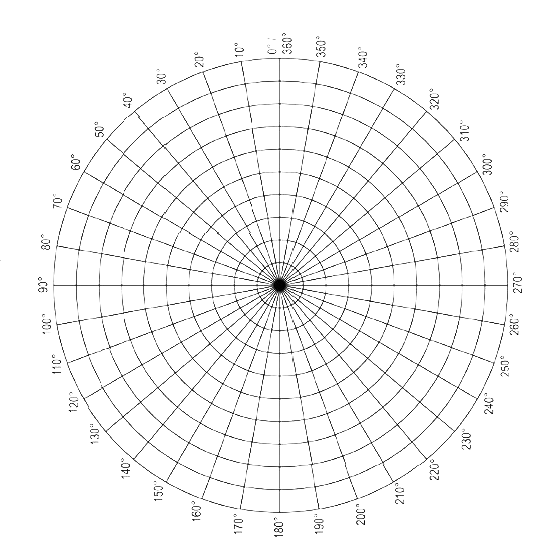
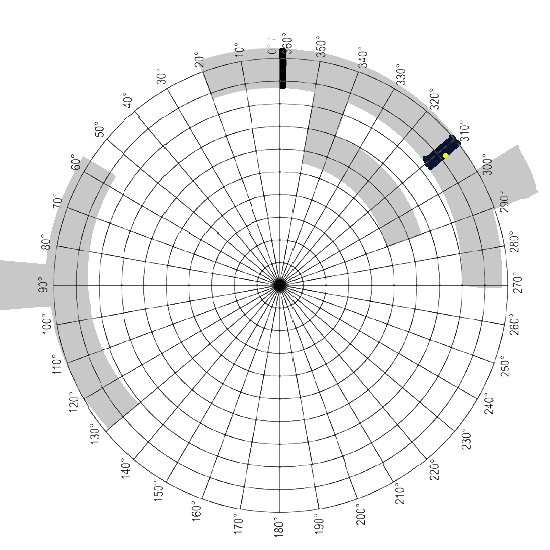
Comparing the layer stacks of the two 550x550 images. Changes:
hid "Layer", painted on it over [0, 156, 116, 329]
added layer "keydoor.png" above "Layer #8" over [423, 135, 461, 170]
added layer "codedoor.png" above "Background" over [275, 48, 287, 89]
painted on "Background" over [46, 48, 538, 429]
